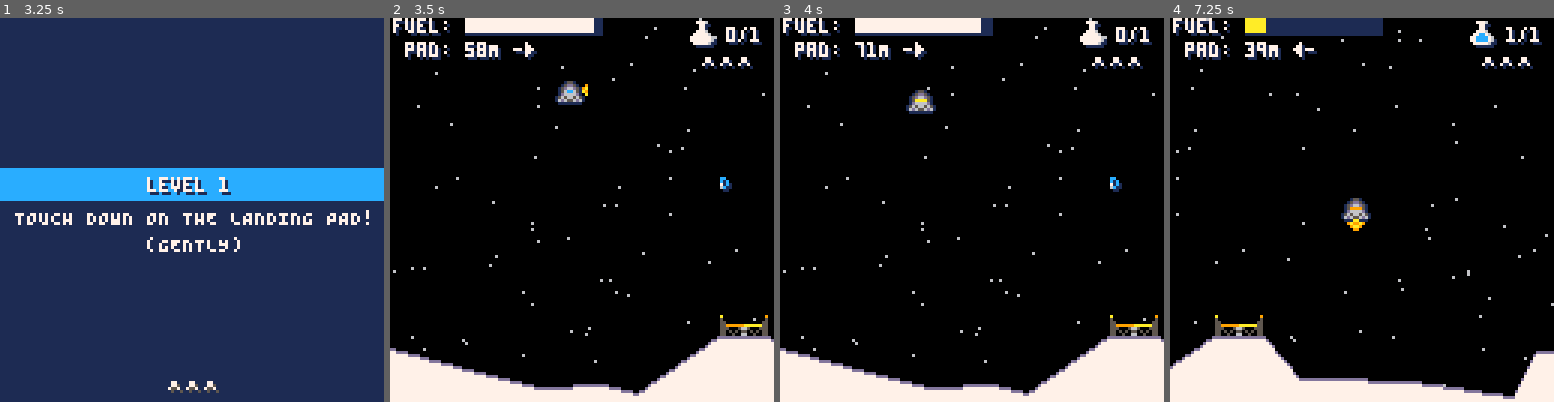
Above: before the commit, frames 1-4 (left to right).
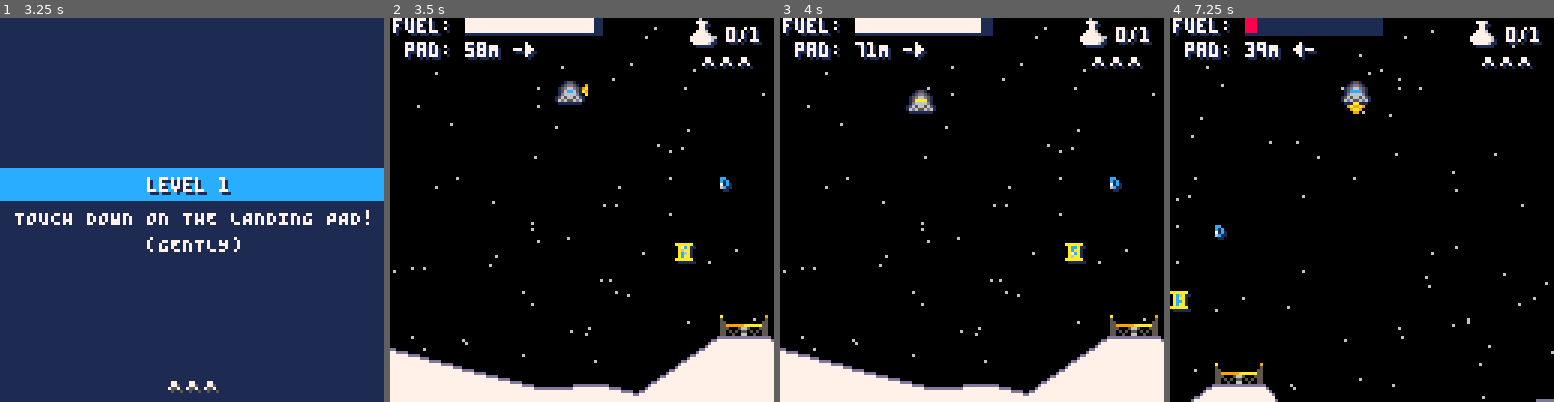
Above: after the commit, the same moments.

Repository: lewsid/moon-missions
Game: PICO-8 cartridge moonmissions.p8
Same seed, same stepped clock (60 frames per second), same inputs: the game is played once before the commit and once after it.
Inputs:
- Up to frame 1 (3.25 s): tap X (X key) at 0.33, 1.07, 1.85, 2.97 s; tap O (Z key) at 0.7, 1.7, 2.1, 2.5, 2.9 s; hold Right 1.6-2.1 s; hold Up 2.15-2.42 s; hold Right 2.47-3.03 s; hold Left from 3.08 s (still down)
- Up to frame 2 (3.5 s): keep holding Left; tap O (Z key) at 3.3 s
- Up to frame 3 (4 s): release Left at 3.58 s; hold Down 3.63-3.97 s; tap O (Z key) at 3.7 s
- Up to frame 4 (7.25 s): hold Right 4.02-4.68 s; tap X (X key) at 4.08, 5.2, 6.32 s; tap O (Z key) every 0.4 s from 4.1 to 6.9 s; hold Up 4.73-5.03 s; hold Left 5.08-5.68 s; hold Down 5.73-6.03 s; hold Right 6.08-6.58 s; hold Right 6.63-7.13 s; hold Up from 7.18 s (still down)

Frame 1 is identical in both runs. In frame 2, 0.2% of the frame differs, in the area x 74-80%, y 58-65%; in frame 3, 0.2%; in frame 4, 10%, in the area x 0-100%, y 0-100%.

Commit message:
Added optional up thrust button (@pjft), fuel pickups, adjusted saucer hitbox

Diff:
--- a/moonmissions.p8
+++ b/moonmissions.p8
@@ -1,10 +1,10 @@
 pico-8 cartridge // http://www.pico-8.com
 version 29
 __lua__
--- mun lander v2.7
+-- mun lander v2.9
 -- by lewsidboi/smolboigames, 2020
 
-version="V2.7"
+version="V2.9"
 
 --game parameters
 config={}
@@ -16,9 +16,11 @@
 cam={x=0,y=0}
 stars={}
 pad={}
-pickup={height=5,width=4,sprite=35,
+data_pickup={height=5,width=4,sprite=35,
 	frames=8,frame=1}
-pickups={}
+fuel_pickup={height=6,width=6,sprite=240,
+	frames=10,frame=1}
+data_pickups={}
 intro={moon_sprite=64,moon_y=100,
 	moon_width=16,moon_height=9,
 	logo_sprite=192,logo_width=9,
@@ -99,6 +101,9 @@
 			config.game_state="game-over"
 		end
 	elseif(config.game_state=="over-good") then
+		--stop saucer sound if on screen
+		sfx(-2,2)
+
 		if(btnp(❎)) then
 			if(config.level==20) then
 				config.game_state="credits"
@@ -121,6 +126,9 @@
 	  		init_config()
 	  	end
 	elseif(config.game_state=="game-over") then
+		--stop saucer sound if on screen
+		sfx(-2,2)
+
 		if(btnp(❎)) then
 	  		--reset the moon position
 	 		intro.moon_y=100
@@ -186,7 +194,6 @@
 				--refresh the highscore list in memory
 				load_high_scores()
 
-				output_data()
 				name_entry.saved=true
 			end
 		end
@@ -227,13 +234,13 @@
 	levels[1]={
 		pad_x=110,  --distance to landing pad
 		pad_y=90,   --height of landing pad (keep between 50 and 90)
-		pickups=#levels+1,  --number of pickups
+		data_pickups=#levels+1,  --number of pickups
 		jag_rate=35 --terrain jagginess (higher=flatter, lower than 5 causes mem issues)
 	}
 	levels[2]={
 		pad_x=150,
 		pad_y=70,
-		pickups=#levels+1,
+		data_pickups=#levels+1,
 		jag_rate=22,
 		saucer_tripwire_x=20,
 		saucer_dx=-1,
@@ -242,7 +249,7 @@
 	levels[3]={
 		pad_x=170,
 		pad_y=80,
-		pickups=#levels+1,
+		data_pickups=#levels+1,
 		jag_rate=30,
 		saucer_tripwire_x=25,
 		saucer_dx=-1,
@@ -251,7 +258,7 @@
 	levels[4]={
 		pad_x=200,
 		pad_y=65,
-		pickups=#levels+1,
+		data_pickups=#levels+1,
 		jag_rate=18,
 		saucer_tripwire_x=100,
 		saucer_dx=-1,
@@ -260,7 +267,7 @@
 	levels[5]={
 		pad_x=220,
 		pad_y=90,
-		pickups=#levels+1,
+		data_pickups=#levels+1,
 		jag_rate=25,
 		saucer_tripwire_x=60,
 		saucer_dx=-2,
@@ -269,7 +276,7 @@
 	levels[6]={
 		pad_x=250,
 		pad_y=50,
-		pickups=#levels+1,
+		data_pickups=#levels+1,
 		jag_rate=15,
 		saucer_tripwire_x=150,
 		saucer_dx=-2,
@@ -278,7 +285,7 @@
 	levels[7]={
 		pad_x=280,
 		pad_y=60,
-		pickups=#levels+1,
+		data_pickups=#levels+1,
 		jag_rate=40,
 		saucer_tripwire_x=140,
 		saucer_dx=-2,
@@ -287,7 +294,7 @@
 	levels[8]={
 		pad_x=400,
 		pad_y=70,
-		pickups=#levels+1,
+		data_pickups=#levels+1,
 		jag_rate=50,
 		saucer_tripwire_x=280,
 		saucer_dx=-2,
@@ -296,7 +303,7 @@
 	levels[9]={
 		pad_x=500,
 		pad_y=55,
-		pickups=#levels+1,
+		data_pickups=#levels+1,
 		jag_rate=30,
 		saucer_tripwire_x=340,
 		saucer_dx=-2,
@@ -305,7 +312,7 @@
 	levels[10]={
 		pad_x=600,
 		pad_y=85,
-		pickups=#levels+1,
+		data_pickups=#levels+1,
 		jag_rate=100,
 		saucer_tripwire_x=500,
 		saucer_dx=-3,
@@ -314,7 +321,7 @@
 	levels[11]={
 		pad_x=800,
 		pad_y=81,
-		pickups=#levels+1,
+		data_pickups=#levels+1,
 		jag_rate=90,
 		saucer_tripwire_x=450,
 		saucer_dx=-3,
@@ -323,7 +330,7 @@
 	levels[11]={
 		pad_x=1000,
 		pad_y=51,
-		pickups=#levels+1,
+		data_pickups=#levels+1,
 		jag_rate=65,
 		saucer_tripwire_x=650,
 		saucer_dx=-3,
@@ -332,7 +339,7 @@
 	levels[12]={
 		pad_x=1500,
 		pad_y=61,
-		pickups=#levels+1,
+		data_pickups=#levels+1,
 		jag_rate=70,
 		saucer_tripwire_x=1100,
 		saucer_dx=-3,
@@ -341,7 +348,7 @@
 	levels[14]={
 		pad_x=2000,
 		pad_y=82,
-		pickups=#levels+1,
+		data_pickups=#levels+1,
 		jag_rate=100,
 		saucer_tripwire_x=600,
 		saucer_dx=-3,
@@ -350,7 +357,7 @@
 	levels[15]={
 		pad_x=2200,
 		pad_y=57,
-		pickups=#levels+1,
+		data_pickups=#levels+1,
 		jag_rate=140,
 		saucer_tripwire_x=2000,
 		saucer_dx=-4,
@@ -359,7 +366,7 @@
 	levels[16]={
 		pad_x=2300,
 		pad_y=53,
-		pickups=#levels+1,
+		data_pickups=#levels+1,
 		jag_rate=100,
 		saucer_tripwire_x=1400,
 		saucer_dx=-4,
@@ -368,7 +375,7 @@
 	levels[17]={
 		pad_x=2400,
 		pad_y=61,
-		pickups=#levels+1,
+		data_pickups=#levels+1,
 		jag_rate=101,
 		saucer_tripwire_x=1600,
 		saucer_dx=-4,
@@ -377,7 +384,7 @@
 	levels[18]={
 		pad_x=2500,
 		pad_y=63,
-		pickups=#levels+1,
+		data_pickups=#levels+1,
 		jag_rate=105,
 		saucer_tripwire_x=1900,
 		saucer_dx=-4,
@@ -386,7 +393,7 @@
 	levels[19]={
 		pad_x=2800,
 		pad_y=65,
-		pickups=#levels+1,
+		data_pickups=#levels+1,
 		jag_rate=110,
 		saucer_tripwire_x=2000,
 		saucer_dx=-5,
@@ -395,7 +402,7 @@
 	levels[20]={
 		pad_x=3500,
 		pad_y=70,
-		pickups=#levels+1,
+		data_pickups=#levels+1,
 		jag_rate=115,
 		saucer_tripwire_x=2500,
 		saucer_dx=-5,
@@ -416,25 +423,34 @@
 
 --generate pickups for our level
 function init_pickups()
-	if(levels[config.level].pickups>0) then
+	--spawn data pickups in based on level setting
+	if(levels[config.level].data_pickups>0) then
 		--set the base x position
-		spawn_x=flr((pad.x-50)/levels[config.level].pickups)
-
-		--we spawn pickups at random
+		local spawn_x=flr((pad.x-50)/levels[config.level].data_pickups)
+
+		--we spawn data_pickups at random
 		--intervals but not overlapping
-		for i=1,levels[config.level].pickups do
-			pickups[i]= {
-				sprite=pickup.sprite,
-				frame=pickup.frame,
-				frames=pickup.frames,
+		for i=1,levels[config.level].data_pickups do
+			data_pickups[i]= {
+				sprite=data_pickup.sprite,
+				frame=data_pickup.frame,
+				frames=data_pickup.frames,
 				x=rnd(spawn_x)+((i*spawn_x)-1),
 				y=10+rnd(80),
-				width=pickup.width,
-				height=pickup.height,
+				width=data_pickup.width,
+				height=data_pickup.height,
 				is_active=true
 			}
 		end
 	end
+
+	--each level gets one fuel pickup
+	--that spawns somewhere between
+	--halfway and the pad
+	local spawn_x=ceil(levels[config.level].pad_x/2)
+	fuel_pickup.x=ceil(spawn_x+rnd(pad.x-spawn_x))
+	fuel_pickup.y=10+rnd(80)
+	fuel_pickup.is_active=true
 end
 
 --set up our ship with some
@@ -477,9 +493,9 @@
 		sprite_a=218,
 		sprite_b=234,
 		width=16,
-		height=8,
+		height=6,
 		intersect_x_offset=11,
-		intersect_y_offset=-2,
+		intersect_y_offset=0,
 		blit_w=4,
 		blit_y=1,
 		x=levels[config.level].pad_x,
@@ -582,14 +598,17 @@
 		config.last_edge=0
 		death_points={}
  		ground_lines={}
- 		--stars={}
- 		pickups={}
+ 		data_pickups={}
+ 		fuel_pickup.is_active=false
  		init_stars()
 		init_ground()
 		init_pickups()
 	else
-		for i=1,#pickups do
-			pickups[i].is_active=true
+		--reset pickups to original locations
+		fuel_pickup.is_active=true
+
+		for i=1,#data_pickups do
+			data_pickups[i].is_active=true
 	 	end
 	end
 end
@@ -671,7 +690,7 @@
 		end
 
 		--up
-		if(btn(2) and ship.fuel>0) then
+		if(btn(2) or btn(❎) and ship.fuel>0) then
 			ship.dy-=config.thrust
 			ship.up_sprite=4+rnd(2)
 			ship.fuel-=1
@@ -702,14 +721,22 @@
 --detect if ship has collided
 --with/collected a pickup
 function detect_pickup()
-	for i=1,#pickups do
-		if(pickups[i].is_active) then
-			if(collide(ship,pickups[i])) then
+	for i=1,#data_pickups do
+		if(data_pickups[i].is_active) then
+			if(collide(ship,data_pickups[i])) then
 			 	config.collected+=1
-			 	config.percent_collected=config.collected/#pickups*100
-			 	pickups[i].is_active=false
+			 	config.percent_collected=config.collected/#data_pickups*100
+			 	data_pickups[i].is_active=false
 			 	sfx(3)
 			end
+		end
+	end
+
+	if(fuel_pickup.is_active) then
+		if(collide(ship,fuel_pickup)) then
+			ship.fuel=100
+			fuel_pickup.is_active=false
+			sfx(3)
 		end
 	end
 end
@@ -1082,10 +1109,6 @@
 --draw game interface
 function draw_interface()
 	--status
-	--print("fuel: "..ship.fuel,
-		--cam.x+2,cam.y+1,1)
-	--print("fuel: "..ship.fuel,
-		--cam.x+1,cam.y,7)
 	print("fuel: ",
 		cam.x+2,cam.y+1,1)
 	print("fuel: ",
@@ -1113,14 +1136,10 @@
 		cam.x+6,cam.y+9,1)
 	print("pad: "..abs(ceil(pad.x-ship.x+4)).."M "..arrow_direction,
 		cam.x+5,cam.y+8,7)
-
-	--if(ceil(pad.x-ship.x+4)>0) then
-		--spr(202,cam.x+)
-
 	print(config.collected.."/"..
-		#pickups,cam.x+113,cam.y+4,1)
+		#data_pickups,cam.x+113,cam.y+4,1)
 	print(config.collected.."/"..
-		#pickups,cam.x+112,cam.y+3,7)
+		#data_pickups,cam.x+112,cam.y+3,7)
 
 	--data icon (fill-up)
 	step=0
@@ -1155,9 +1174,9 @@
 			"fUEL: "..ship.fuel.." ("..(ship.fuel*10)..")",
 			34,-8,false)
 		draw_banner(banner.subhead,
-			"dATA cOLLECTED: "..config.collected.."/"..#pickups.." (X"..config.collected..")",
+			"dATA cOLLECTED: "..config.collected.."/"..#data_pickups.." (X"..config.collected..")",
 			16,3,false)
-		if(config.collected==#pickups) then
+		if(config.collected==#data_pickups) then
 			spr(58,cam.x+113,cam.y+54)
 		end
 		draw_score_banner()
@@ -1314,24 +1333,38 @@
 	end
 end
 
---draw data pickups
+--draw data and fuel pickups
 function draw_pickups()
-	if(#pickups>0) then
-		for i=1,#pickups do
-			if(pickups[i].is_active) then
+	if(#data_pickups>0) then
+		for i=1,#data_pickups do
+			if(data_pickups[i].is_active) then
 				--animate trace effect
 				if(upkeep.frames%2==0) then
-					pickups[i].frame+=1
-					if(pickups[i].frame == pickups[i].frames) then
+					data_pickups[i].frame+=1
+					if(data_pickups[i].frame==data_pickups[i].frames) then
 						--reset frame
-						pickups[i].frame=1
+						data_pickups[i].frame=1
 					end
 				end
 
-				spr(pickups[i].sprite+pickups[i].frame-1,
-					pickups[i].x,pickups[i].y)
+				spr(data_pickups[i].sprite+data_pickups[i].frame-1,
+					data_pickups[i].x,data_pickups[i].y)
 			end
 		end
+	end
+
+	if(fuel_pickup.is_active) then
+		--animate trace effect
+		if(upkeep.frames%2==0) then
+			fuel_pickup.frame+=1
+			if(fuel_pickup.frame == fuel_pickup.frames) then
+				--reset frame
+				fuel_pickup.frame=1
+			end
+		end
+
+		spr(fuel_pickup.sprite+fuel_pickup.frame-1,
+			fuel_pickup.x,fuel_pickup.y)
 	end
 end
 
@@ -1700,158 +1733,158 @@
 0000c00000000000000000000000000000000000000000000000000000000000000c000000000000000000001115555555555111000000000000000000000000
 00000cccccccccccccccccccccccccccccccccccccccccccccccccccccccccccccc00000000000000000000000011cc11cc11000000000000000000000000000
 00000000000000000000000000000000000000000000000000000000000000000000000000000000000000000000000000000000000000000000000000000000
-00000000000000000000000000000000000000000000000000000000000000000000000000000000000000000000000000000000000550000000000000000000
-00000000000000000000000000000000000000000000000000000000000000000000000000000000000000000000000000000000005dd5000000000000000000
-0000000000000000000000000000000000000000000000000000000000000000000000000000000000000000000000000000000005d66d500000000000000000
-00000000000000000000000000000000000000000000000000000000000000000000000000000000000000000000000000000000056cc6500000000000000000
-000000000000000000000000000000000000000000000000000000000000000000000000000000000000000000000000000000000d6666d00000000000000000
-00000000000000000000000000000000000000000000000000000000000000000000000000000000000000000000000000000000565665650000000000000000
-000000000000000000000000000000000000000000000000000000000000000000000000000000000000000000000000000000006d6556d60000000000000000
-…(148 lines of a section not shown)…
+0aaaaaa00aaaaaa00aaaaaa00aaaaaa00aaaaaa00aaaaaa00aaaaaa00aaaaaa00aaaaaa00aaaaaa0000000000000000000000000000550000000000000000000
+00acca1100acca1100acca1100a7ca1100a67a1100ac6a1100a67a1100a7ca1100acca1100acca11000000000000000000000000005dd5000000000000000000
+00acaa1000acaa1000a7aa1000a6aa1000acaa1000acaa1000acaa1000a6aa1000a7aa1000acaa1000000000000000000000000005d66d500000000000000000
+00a6ca1000a7ca1000a67a1000ac6a1000acca1000acca1000acca1000ac6a1000a67a1000a7ca10000000000000000000000000056cc6500000000000000000
+00a7aa1000a6aa1000acaa1000acaa1000acaa1000acaa1000acaa1000acaa1000acaa1000a6aa100000000000000000000000000d6666d00000000000000000
+0aaaaaa00aaaaaa00aaaaaa00aaaaaa00aaaaaa00aaaaaa00aaaaaa00aaaaaa00aaaaaa00aaaaaa0000000000000000000000000565665650000000000000000
+001111110011111100111111001111110011111100111111001111110011111100111111001111110000000000000000000000006d6556d60000000000000000
+…(148 lines of a section not shown)…
Not shown, changed: README.md
Not shown, changed: RELEASE.md
Not shown, changed: TODO.md
Not shown, changed: moonmissions.p8.png
